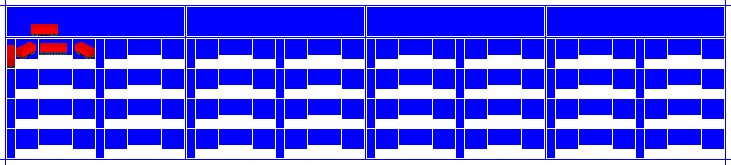
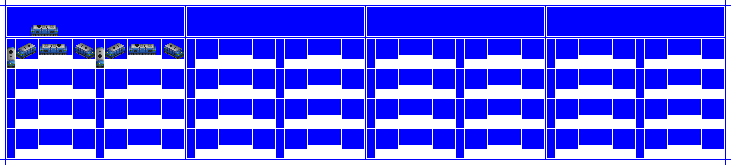
Before/after of a (731, 165) layered artwork. What changed in the layer stack:
showed "Lights", painted on it over box(10, 52, 182, 64)
removed layer "7 Train" over box(7, 24, 95, 68)
added layer "Liv0" above "Yellow" over box(7, 25, 184, 68)